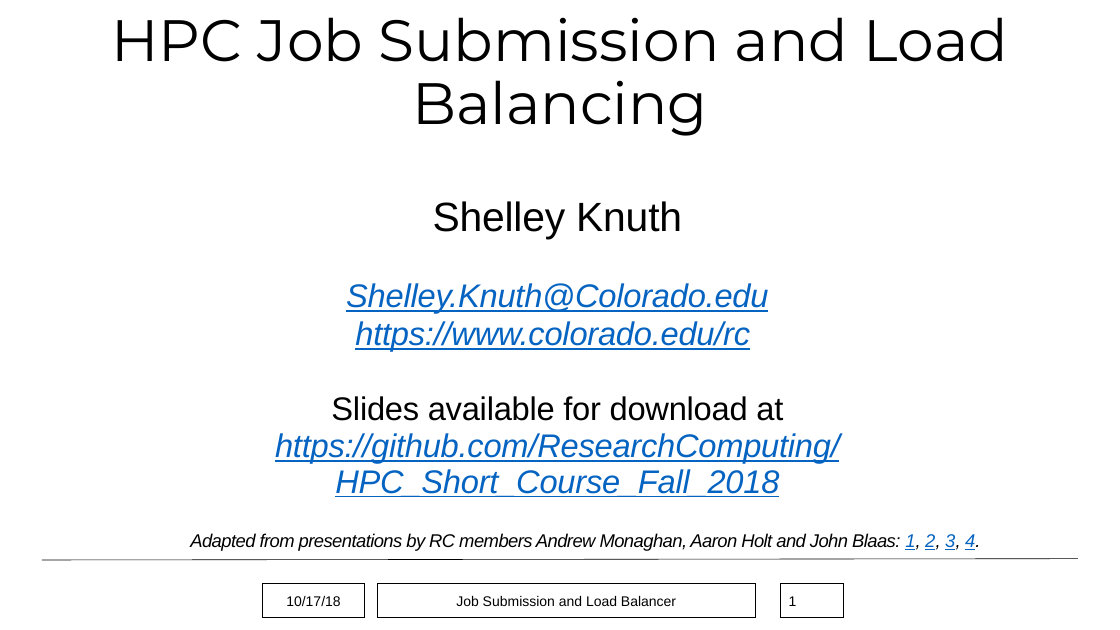
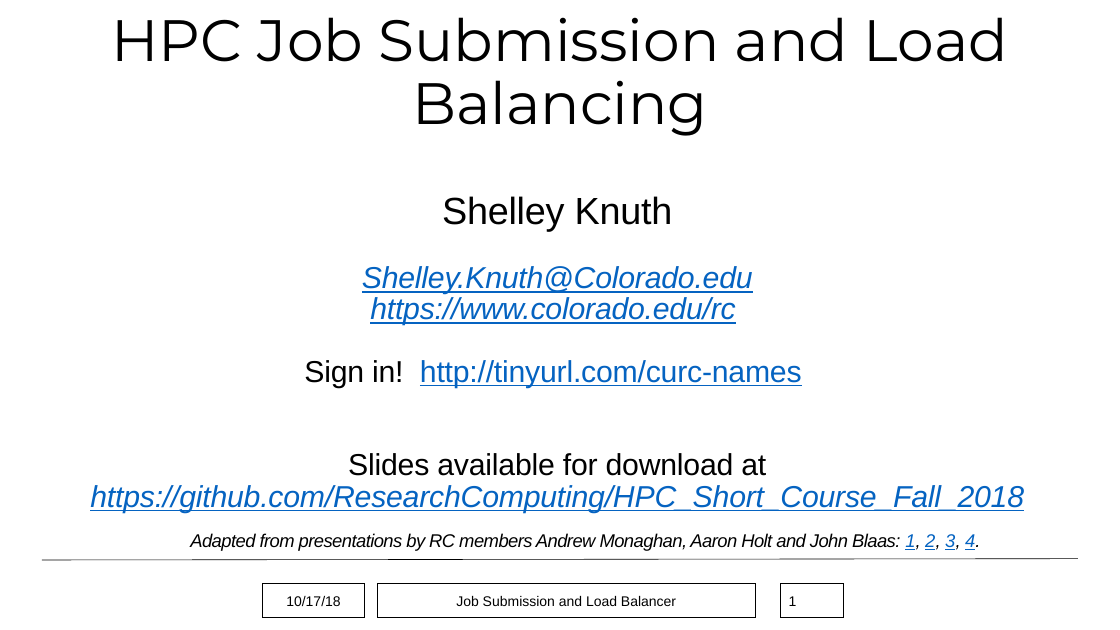
Before and after one commit to monaghaa/HPC_Short_Course_Fall_2018, a slide deck: slide 1 of Job_Submission/hpc_job_submission_Fall2018.pptx. Drawn at 1120x630 pixels with LibreOffice and Linux fonts; fonts in the diff are those of the drawing; background and template pictures are left out. Boxes give left, top, right and bottom in pixels: in the first picture for what was removed or moved away, otherwise in the second. Text is boxed around its words. In the diff, an @@ line names an element or a change of style, - is before the commit and + after.

```diff
--- a/Job_Submission/hpc_job_submission_Fall2018.pptx
+++ b/Job_Submission/hpc_job_submission_Fall2018.pptx
@@ text at <box>90,196,1024,513</box>: size 35 to 32.4 pt in "Shelley Knuth"; size 28 to 25.9 pt in "Shelley.Knuth@Colorado.edu", "https://www.colorado.edu/rc", "Slides available for download at", "https://github.com/ResearchComputing/HPC_Short_Course_Fall_2 ..."; line spacing 0.9 to 0.8 @@
@@ text at <box>304,360,802,388</box>: paragraph added @@
+Sign in! http://tinyurl.com/curc-names
```
Also in this commit, not shown: 4 other slides changed, 4 other files.
